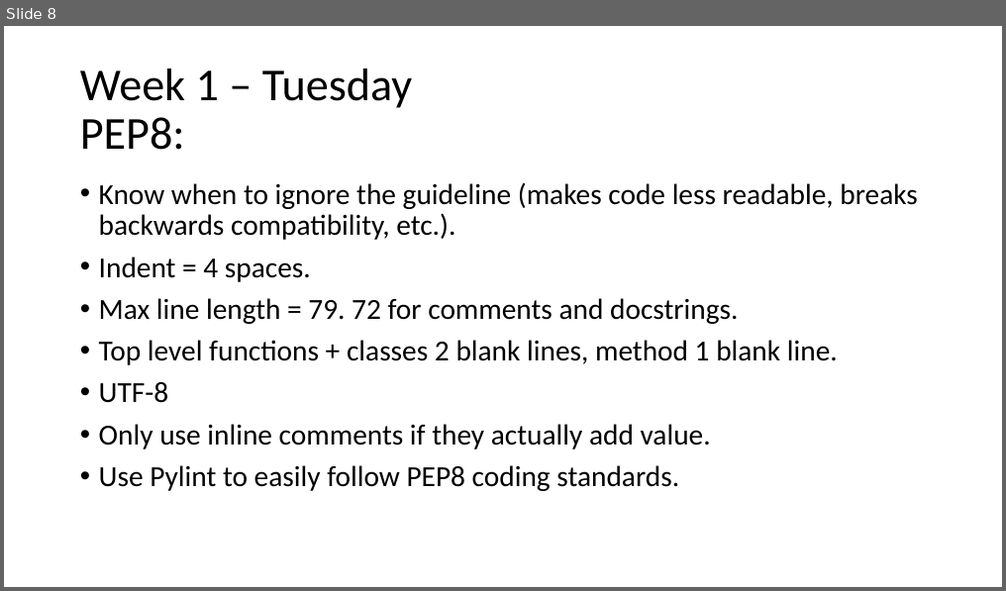
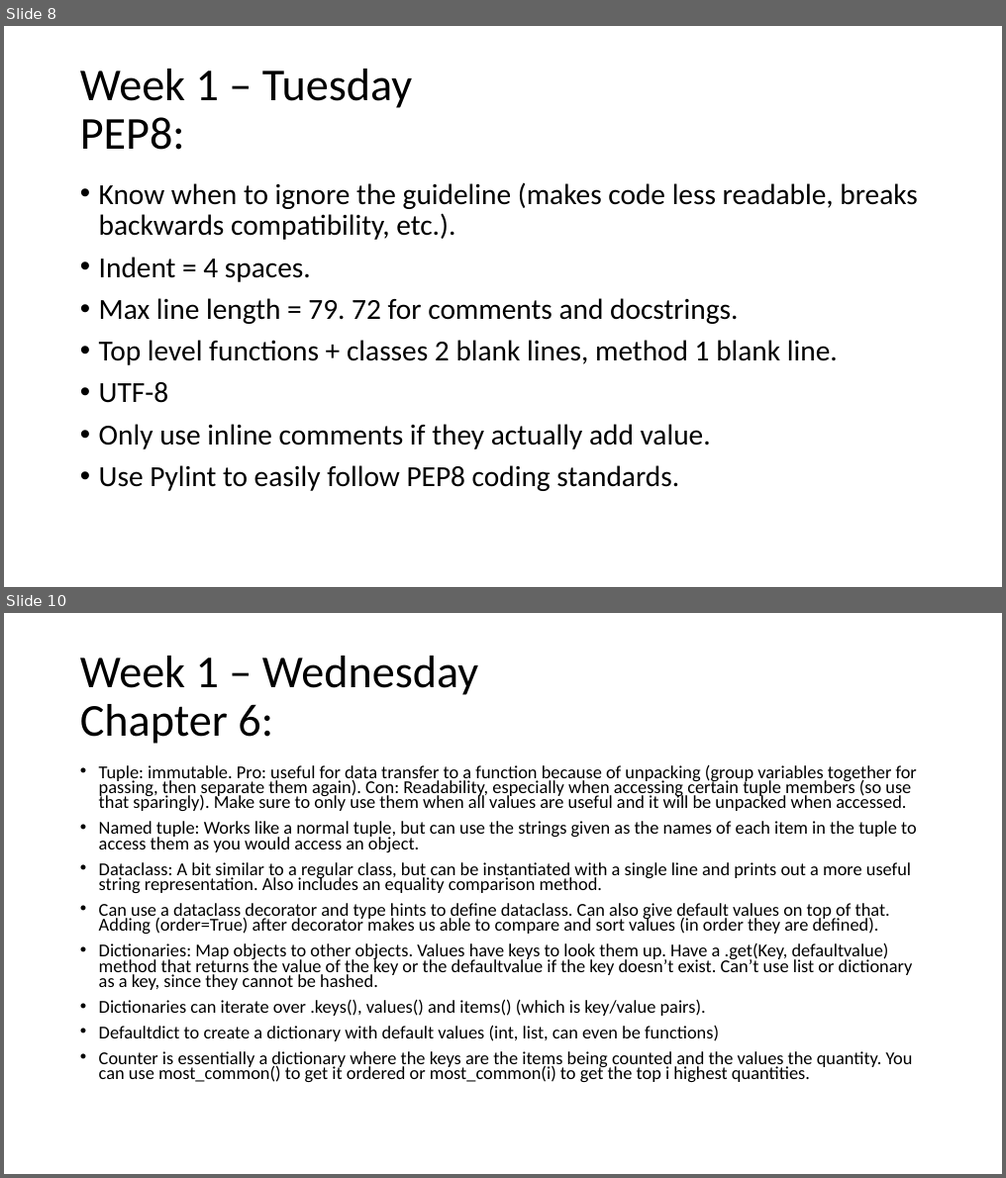
Before and after one commit to lamersfa/Python-Training-wk2226, a slide deck: Information learned during Python training.pptx. Shown one above the other, each under a label of ours: slide 8 before the commit, slides 8 and 10 after it; the slides between them are not shown. The pictures are 1006x591 and 1006x1178 pixels, drawn with LibreOffice and Linux fonts; fonts in the diff are those of the drawing. Boxes give left, top, right and bottom in pixels: in the first picture for what was removed or moved away, otherwise in the second. Text is boxed around its words. In the diff, an @@ line names an element or a change of style, - is before the commit and + after.

Commit message:
Updated the power-point. Exercises will follow after.

```diff
--- a/Information learned during Python training.pptx
+++ b/Information learned during Python training.pptx
@@ slide 10 added at (4, 613, 1002, 1174), background #FFFFFF @@
@@ title added at (80, 656, 478, 744), 44 pt, text #000000 @@
+Week 1 – Wednesday
+Chapter 6:
@@ text added at (99, 764, 917, 1082), 17.5 pt, text #000000 @@
+• Tuple: immutable. Pro: useful for data transfer to a function because of unpacking (group variables together for passing, then separate them again). Con: Readability, especially when accessing certain tuple members (so use that sparingly). Make sure to only use them when all values are useful and it will be unpacked when accessed.
+• Named tuple: Works like a normal tuple, but can use the strings given as the names of each item in the tuple to access them as you would access an object.
+• Dataclass: A bit similar to a regular class, but can be instantiated with a single line and prints out a more useful string representation. Also includes an equality comparison method.
+• Can use a dataclass decorator and type hints to define dataclass. Can also give default values on top of that. Adding (order=True) after decorator makes us able to compare and sort values (in order they are defined).
+• Dictionaries: Map objects to other objects. Values have keys to look them up. Have a .get(Key, defaultvalue) method that returns the value of the key or the defaultvalue if the key doesn’t exist. Can’t use list or dictionary as a key, since they cannot be hashed.
+• Dictionaries can iterate over .keys(), values() and items() (which is key/value pairs).
+• Defaultdict to create a dictionary with default values (int, list, can even be functions)
+• Counter is essentially a dictionary where the keys are the items being counted and the values the quantity. You can use most_common() to get it ordered or most_common(i) to get the top i highest quantities.
```
Also in this commit, not shown: 1 slide changed, 2 other slides added, 3 other files.
